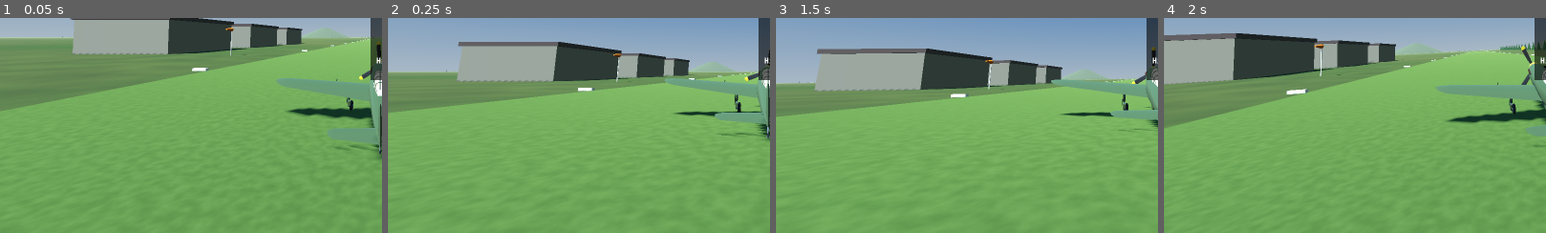
Above: before the commit, frames 1-4 (left to right).
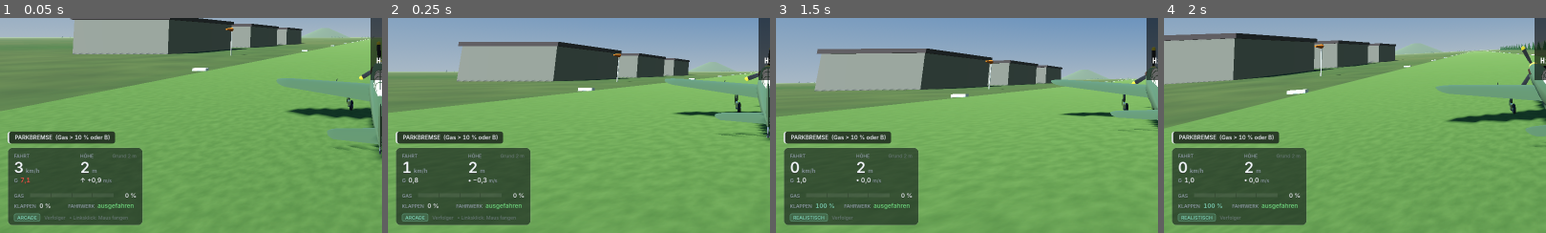
Above: after the commit, the same moments.

Repository: ShortyXtreme/fliegi
Game: Godot game, scene res://world/main.tscn
Same seed, same stepped clock (60 frames per second), same inputs: the game is played once before the commit and once after it.
Inputs (mouse positions are % of the whole screen's width and height, from its top left):
- Up to frame 1 (0.05 s): no input
- Up to frame 2 (0.25 s): no input
- Up to frame 3 (1.5 s): tap Enter at 0.5 s; move the mouse to (72, 45) at 0.52 s; hold D (kb_roll_right) 0.53-1.25 s; hold X (assist_toggle) 0.53-1.25 s; click (72, 45) at 0.67 s; tap F (flaps_cycle) at 0.77, 1.07 s; drag from (30, 55) to (45, 70) at 1.27 s
- Up to frame 4 (2 s): no input
The pictures show only the part of the screen within x 0-50%, y 50-100%; the shares and areas given below are measured in that part.

The runs differ from the first frame. In frame 1, 14% of the frame differs, in the area x 2-38%, y 52-97%; in frame 2, 14%; in frame 3, 14%; in frame 4, 14%.

Commit message:
M2 Paket 9a: neues Flug-Panel links unten (Inter, OFL), HUD-Stil, Vorschau
Co-Authored-By: Claude Opus 5.5 <noreply@anthropic.com>
Claude-Session: https://claude.ai/code/session_01M12qmxMQDxbZr84LhYcGYJ

Diff:
--- /dev/null
+++ b/game/tests/suites/ui/test_combat_hud.gd
@@ -0,0 +1,62 @@
+extends TestSuite
+## Kampf-HUD (Paket 9) und Flug-Panel: Smoke-Tests headless mit Fake-Daten.
+
+var _hud: Hud
+
+
+func after_each() -> void:
+	CombatHud.replace_legacy_text = false
+	if _hud and is_instance_valid(_hud):
+		_hud.queue_free()
+	_hud = null
+
+
+func _make_hud(a: Aircraft) -> Hud:
+	_hud = Hud.new()
+	_hud.aircraft = a
+	world.add_child(_hud)
+	return _hud
+
+
+func test_flight_panel_data() -> Array:
+	var a := _spawn(false, 900.0, 80.0, 0.7)
+	await _step(5)
+	var d := FlightPanel.gather(a, null, null, false)
+	var ok: bool = absf(d.speed_kmh - 288.0) < 25.0 and absf(d.altitude - 900.0) < 5.0 \
+		and d.fps == -1 and d.gear >= 0.99 and d.has("warnings")
+	# Fahrwerk draußen bei 288 km/h ist erlaubt; Warnliste ohne Überdrehzahl
+	var dbg := FlightPanel.gather(a, null, null, true)
+	return [ok and dbg.fps >= 0, "Fahrt %.0f km/h, Höhe %.0f m, Warnungen %s" % [d.speed_kmh,
+		d.altitude, str(d.warnings)]]
+
+
+func test_flight_panel_warnings() -> Array:
+	var a := _spawn(false, 900.0, 110.0, 0.7)
+	await _step(3)
+	var d := FlightPanel.gather(a, null, null)
+	var texts := []
+	for w in d.warnings:
+		texts.append(w[0])
+	var over := texts.any(func(s): return String(s).begins_with("FAHRWERK ZU SCHNELL"))
+	return [over, "Warnungen bei 396 km/h mit Fahrwerk: %s" % str(texts)]
+
+
+func test_hud_contains_panel_and_hides_legacy() -> Array:
+	var a := _spawn(false, 900.0, 80.0, 0.7)
+	var h := _make_hud(a)
+	await _step(2)
+	var ok1: bool = h.combat != null and h.combat.flight_panel != null
+	var info: Label = h.get("_info")
+	var before := info.visible
+	CombatHud.replace_legacy_text = true
+	await _step(2)
+	return [ok1 and before and not info.visible and not h.combat.flight_panel.data.is_empty(),
+		"Panel da: %s, altes HUD vorher %s / nachher %s" % [ok1, before, info.visible]]
+
+
+func test_format_helpers() -> Array:
+	var a := HudStyle.thousands(1250.0)
+	var b := HudStyle.distance(846.0)
+	var c := HudStyle.distance(1430.0)
+	var ok := a == "1 250" and b == "850 m" and c == "1,4 km" and FlightPanel.dec(-2.26) == "-2,3"
+	return [ok, "%s | %s | %s | %s" % [a, b, c, FlightPanel.dec(-2.26)]]
--- a/game/ui/combat/combat_hud.gd
+++ b/game/ui/combat/combat_hud.gd
@@ -1,12 +1,24 @@
 class_name CombatHud
 extends Control
-## Container für das Kampf-HUD (Stub aus Paket 0, Inhalt: Agent D, Paket 9).
+## Kampf-HUD und neues Gesamt-Layout (Agent D, Paket 9).
 ## Hud fügt ihn genau einmal hinzu: add_child(CombatHud.create(self)).
 ## Liest hud.aircraft / hud.player / hud.camera_rig jeden Frame (Referenzen können
 ## beim Neustart wechseln), dazu aircraft.weapons, aircraft.damage, CombatEvents, Spotting.
-## Unterelemente (Vorhalt, Kill-Feed, Radar …) legt Agent D als eigene Dateien in ui/combat/ an.
+##
+## Layout (1080p-Einheiten, skaliert mit HudStyle.ui_scale):
+##   oben Mitte: Kompassband · oben links: Radar-Light (Arcade) · oben rechts: Kill-Feed
+##   links unten: FlightPanel (Fluganzeigen + Warnungen) · rechts unten: Waffen/Schaden
+##   Mitte: Feindmarker, Randpfeile, Vorhaltepunkt, Trefferanzeige, Notausstieg-Hinweis
+
+const MARGIN := 24.0
+
+## true: blendet das alte Text-HUD aus hud.gd aus (_info, _warn, _warn2). Standard aus,
+## bis Paket 14 umstellt (Hook, siehe docs/m2_hooks_DE.md).
+static var replace_legacy_text := false
 
 var hud: Hud
+var flight_panel: FlightPanel
+var ui_scale := 1.0
 
 
 static func create(h: Hud) -> CombatHud:
@@ -16,3 +28,40 @@
 	c.set_anchors_preset(Control.PRESET_FULL_RECT)
 	c.mouse_filter = Control.MOUSE_FILTER_IGNORE
 	return c
+
+
+func _ready() -> void:
+	flight_panel = FlightPanel.new()
+	add_child(flight_panel)
+
+
+func aircraft() -> Aircraft:
+	if hud == null or hud.aircraft == null or not is_instance_valid(hud.aircraft):
+		return null
+	return hud.aircraft
+
+
+func _process(_dt: float) -> void:
+	var a := aircraft()
+	visible = a != null
+	if a == null:
+		return
+	_layout()
+	if replace_legacy_text:
+		_hide_legacy()
+	flight_panel.set_data(FlightPanel.gather(a, hud.player, hud.camera_rig, hud.debug_visible))
+
+
+func _layout() -> void:
+	var vs := get_viewport_rect().size
+	ui_scale = HudStyle.ui_scale(vs)
+	var s := ui_scale
+	flight_panel.scale = Vector2(s, s)
+	flight_panel.position = Vector2(MARGIN * s, vs.y - (MARGIN + flight_panel.panel_height()) * s)
+
+
+func _hide_legacy() -> void:
+	for n in ["_info", "_warn", "_warn2"]:
+		var l = hud.get(n)
+		if l is CanvasItem:
+			(l as CanvasItem).visible = false
--- /dev/null
+++ b/game/ui/combat/flight_panel.gd
@@ -0,0 +1,175 @@
+class_name FlightPanel
+extends Control
+## Kompaktes Instrument-Panel für die Fluganzeigen (links unten), ersetzt das zentrale
+## Text-HUD aus hud.gd: Fahrt, Höhe, Steigen, G, Gas, Klappen, Fahrwerk, Modus, Kamera,
+## dazu farbige Warnungen über dem Panel. FPS nur mit F3 (hud.debug_visible).
+## Zeichnet in 1080p-Einheiten; CombatHud setzt position/scale.
+
+const W := 340.0
+const PAD := 16.0
+
+## Zuletzt gesammelte Werte (siehe gather()).
+var data := {}
+var _blink := 0.0
+
+
+func _init() -> void:
+	name = "FlightPanel"
+	mouse_filter = Control.MOUSE_FILTER_IGNORE
+
+
+## Reine Datensammlung (auch headless testbar).
+static func gather(aircraft: Aircraft, player: PlayerController, cam: CameraRig,
+		debug := false) -> Dictionary:
+	var t := aircraft.telemetry()
+	var d := {}
+	d.speed_kmh = t.airspeed * 3.6
+	d.altitude = t.altitude
+	d.agl = t.height_agl
+	d.climb = t.climb_rate
+	d.g = t.g_load
+	d.throttle = player.throttle if player else t.throttle_actual
+	d.flaps = int(round(aircraft.pilot_seat.intent.flaps * 100.0)) if aircraft.pilot_seat else 0
+	d.gear = t.gear_extension
+	d.gear_down_cmd = t.gear_down_cmd
+	d.mode = FlightAssist.MODE_NAMES[aircraft.assist_mode]
+	d.mouse_aim = player != null and player.mouse_aim_active()
+	d.camera = CameraRig.MODE_NAMES[cam.mode] if cam else ""
+	d.fps = Engine.get_frames_per_second() if debug else -1
+	d.mouse_free = Input.mouse_mode != Input.MOUSE_MODE_CAPTURED
+	var w: Array = []
+	var near_stall := not t.on_ground and t.airspeed > 10.0 \
+		and t.aoa > t.stall_aoa - FlightModel.BUFFET_ONSET
+	if t.stall_amount > 0.3 and not t.on_ground:
+		w.append(["STRÖMUNGSABRISS", 2, true])
+	elif near_stall:
+		w.append(["STALL-WARNUNG", 1, false])
+	if t.gear_overspeed:
+		w.append(["FAHRWERK ZU SCHNELL  max. %d km/h" % int(aircraft.data.gear_max_speed * 3.6), 1, true])
+	elif not t.on_ground and t.gear_extension < 0.5 and t.height_agl < 60.0 \
+			and t.climb_rate < -1.0 and t.airspeed < 70.0:
+		w.append(["FAHRWERK EINGEFAHREN", 2, false])
+	if t.belly_contact and t.gear_extension < 0.999:
+		w.append(["BAUCHLANDUNG", 2, false])
+	if player and player.parking_brake:
+		w.append(["PARKBREMSE  (Gas > 10 % oder B)", 0, false])
+	elif t.on_ground and aircraft.pilot_seat and aircraft.pilot_seat.intent.brakes > 0.1:
+		w.append(["BREMSE", 0, false])
+	d.warnings = w   # [Text, Stufe 0 Hinweis / 1 Vorsicht / 2 Warnung, blinkt]
+	return d
+
+
+func set_data(d: Dictionary) -> void:
+	data = d
+	queue_redraw()
+
+
+func _process(dt: float) -> void:
+	_blink += dt
+
+
+static func dec(v: float, digits := 1) -> String:
+	return (("%." + str(digits) + "f") % v).replace(".", ",")
+
+
+func panel_height() -> float:
+	return 196.0
+
+
+func _draw() -> void:
+	if data.is_empty():
+		return
+	var h := panel_height()
+	HudStyle.draw_panel(self, Rect2(0, 0, W, h), 12)
+	var x0 := PAD
+	var x1 := 182.0
+	# Kopfzeile: Beschriftungen
+	HudStyle.text(self, Vector2(x0, 26), "FAHRT", 12, HudStyle.LABEL)
+	HudStyle.text(self, Vector2(x1, 26), "HÖHE", 12, HudStyle.LABEL)
+	# Große Werte
+	var sp := HudStyle.text(self, Vector2(x0, 64), str(int(round(data.speed_kmh))), 38,
+			HudStyle.VALUE, true)
+	HudStyle.text(self, Vector2(x0 + sp + 5, 64), "km/h", 14, HudStyle.LABEL)
+	var al := HudStyle.text(self, Vector2(x1, 64), HudStyle.thousands(data.altitude), 38,
+			HudStyle.VALUE, true)
+	HudStyle.text(self, Vector2(x1 + al + 5, 64), "m", 14, HudStyle.LABEL)
+	# Zweite Zeile: G | Steigen, Grund
+	var g: float = data.g
+	var gcol := HudStyle.VALUE if g < 4.5 else (HudStyle.CAUTION if g < 6.5 else HudStyle.WARNING)
+	if g < -0.5:
+		gcol = HudStyle.CAUTION
+	HudStyle.text(self, Vector2(x0, 88), "G", 13, HudStyle.LABEL)
+	HudStyle.text(self, Vector2(x0 + 16, 88), dec(g), 16, gcol, true)
+	var c: float = data.climb
+	var arrow := "↑" if c > 0.3 else ("↓" if c < -0.3 else "•")
+	var ccol := HudStyle.VALUE if absf(c) < 20.0 else HudStyle.CAUTION
+	var cs := "%s %s%s" % [arrow, "+" if c >= 0.05 else ("−" if c <= -0.05 else ""), dec(absf(c))]
+	var cw := HudStyle.text(self, Vector2(x1, 88), cs, 16, ccol, true)
+	HudStyle.text(self, Vector2(x1 + cw + 4, 88), "m/s", 12, HudStyle.LABEL)
+	HudStyle.text(self, Vector2(W - PAD, 26), "Grund %s m" % HudStyle.thousands(data.agl), 12,
+			HudStyle.DIM, false, 2)
+	# Trennlinie
+	draw_line(Vector2(x0, 102), Vector2(W - PAD, 102), Color(1, 1, 1, 0.09), 1.0)
+	# Gas-Balken
+	HudStyle.text(self, Vector2(x0, 126), "GAS", 12, HudStyle.LABEL)
+	var bar := Rect2(x0 + 40, 115, 210, 10)
+	draw_rect(bar, Color(1, 1, 1, 0.08))
+	var thr: float = clampf(data.throttle, 0.0, 1.0)
+	draw_rect(Rect2(bar.position, Vector2(bar.size.x * thr, bar.size.y)),
+			HudStyle.ACCENT if thr < 0.995 else HudStyle.CAUTION)
+	for k in [0.25, 0.5, 0.75]:
+		var xx: float = bar.position.x + bar.size.x * k
+		draw_line(Vector2(xx, bar.position.y), Vector2(xx, bar.end.y), Color(0, 0, 0, 0.35), 1.0)
+	HudStyle.text(self, Vector2(W - PAD, 126), "%d %%" % int(round(thr * 100.0)), 15,
+			HudStyle.VALUE, true, 2)
+	# Klappen / Fahrwerk
+	HudStyle.text(self, Vector2(x0, 152), "KLAPPEN", 12, HudStyle.LABEL)
+	var fl: int = data.flaps
+	HudStyle.text(self, Vector2(x0 + 64, 152), "%d %%" % fl, 15,
+			HudStyle.VALUE if fl == 0 else HudStyle.ACCENT, true)
+	HudStyle.text(self, Vector2(x1 - 30, 152), "FAHRWERK", 12, HudStyle.LABEL)
+	var ge: float = data.gear
+	var gs := "ausgefahren" if ge >= 0.999 else ("eingefahren" if ge <= 0.001 else
+			("%s %d %%" % ["↓" if data.gear_down_cmd else "↑", int(ge * 100.0)]))
+	var gc := HudStyle.OK if ge >= 0.999 else (HudStyle.LABEL if ge <= 0.001 else HudStyle.CAUTION)
+	HudStyle.text(self, Vector2(x1 + 44, 152), gs, 15, gc, true)
+	# Fußzeile: Modus-Chip, Maus-Ziel, Kamera, FPS
+	var mode: String = String(data.mode).to_upper()
+	var mw := HudStyle.text_width(mode, 12, true)
+	var chip := Rect2(x0, 166, mw + 16, 20)
+	var sb := StyleBoxFlat.new()
+	sb.bg_color = Color(HudStyle.ACCENT, 0.16)
+	sb.border_color = Color(HudStyle.ACCENT, 0.6)
+	sb.set_border_width_all(1)
+	sb.set_corner_radius_all(4)
+	draw_style_box(sb, chip)
+	HudStyle.text(self, Vector2(x0 + 8, 181), mode, 12, HudStyle.ACCENT, true)
+	var foot := ""
+	if data.mouse_aim:
+		foot += "Maus-Ziel   "
+	foot += String(data.camera)
+	if data.mouse_free:
+		foot += "   • Linksklick: Maus fangen"
+	HudStyle.text(self, Vector2(chip.end.x + 10, 181), foot, 12, HudStyle.DIM)
+	if data.fps >= 0:
+		HudStyle.text(self, Vector2(W - PAD, 181), "%d FPS" % data.fps, 12, HudStyle.DIM, false, 2)
+	# Warnungen als Leiste über dem Panel (neueste unten)
+	var y := -10.0
+	var ws: Array = data.get("warnings", [])
+	for i in range(ws.size() - 1, -1, -1):
+		var e: Array = ws[i]
+		if e[2] and fmod(_blink, 0.6) > 0.4:
+			y -= 36.0
+			continue
+		var col: Color = [HudStyle.VALUE, HudStyle.CAUTION, HudStyle.WARNING][e[1]]
+		var sz := 17.0 if e[1] > 0 else 14.0
+		var tw := HudStyle.text_width(e[0], sz, true)
+		var r := Rect2(0, y - 30, tw + 30, 30)
+		var wb := StyleBoxFlat.new()
+		wb.bg_color = Color(0.05, 0.06, 0.07, 0.72) if e[1] < 2 else Color(0.3, 0.04, 0.03, 0.78)
+		wb.set_corner_radius_all(6)
+		wb.border_color = Color(col, 0.9)
+		wb.border_width_left = 4
+		draw_style_box(wb, r)
+		HudStyle.text(self, Vector2(18, y - 9 - (17.0 - sz) * 0.3), e[0], sz, col, true)
+		y -= 36.0
--- /dev/null
+++ b/game/ui/combat/hud_style.gd
@@ -0,0 +1,107 @@
+class_name HudStyle
+extends RefCounted
+## Gemeinsame Gestaltung des Kampf-HUD: Schrift (Inter, OFL, siehe fonts/OFL.txt),
+## Farben, Panel-Hintergrund, Skalierung. Alle Elemente zeichnen über diese Helfer,
+## damit das HUD einheitlich aussieht.
+
+const FONT_MEDIUM := "res://ui/combat/fonts/Inter-Medium.otf"
+const FONT_SEMIBOLD := "res://ui/combat/fonts/Inter-SemiBold.otf"
+
+# Farben: ruhig, leicht kühl; Warnungen in Bernstein/Rot.
+const BG := Color(0.05, 0.07, 0.09, 0.58)
+const BG_EDGE := Color(1, 1, 1, 0.08)
+const LABEL := Color(0.62, 0.68, 0.72)
+const VALUE := Color(0.94, 0.96, 0.97)
+const DIM := Color(0.62, 0.68, 0.72, 0.55)
+const ACCENT := Color(0.52, 0.86, 0.74)
+const CAUTION := Color(1.0, 0.74, 0.28)
+const WARNING := Color(1.0, 0.34, 0.29)
+const OK := Color(0.45, 0.85, 0.5)
+const FRIEND := Color(0.42, 0.66, 1.0)
+const ENEMY := Color(1.0, 0.36, 0.3)
+const SHADOW := Color(0, 0, 0, 0.55)
+
+static var _fonts := {}
+
+
+## Schrift mit Tabellenziffern (Werte springen beim Zählen nicht).
+static func font(bold := false) -> Font:
+	var key := "b" if bold else "m"
+	if _fonts.has(key):
+		return _fonts[key]
+	var base: Font = load(FONT_SEMIBOLD if bold else FONT_MEDIUM)
+	var fv := FontVariation.new()
+	if base == null:
+		var sf := SystemFont.new()
+		sf.font_names = PackedStringArray(["Inter", "DejaVu Sans", "sans-serif"])
+		base = sf
+	fv.base_font = base
+	fv.opentype_features = {TextServerManager.get_primary_interface().name_to_tag("tnum"): 1}
+	_fonts[key] = fv
+	return fv
+
+
+## Skalierung relativ zu 1080p (0,75 … 1,6).
+static func ui_scale(viewport_size: Vector2) -> float:
+	return clampf(viewport_size.y / 1080.0, 0.75, 1.6)
+
+
+## Abgerundetes, halbtransparentes Panel.
+static func draw_panel(ci: CanvasItem, rect: Rect2, radius := 10.0) -> void:
+	var sb := StyleBoxFlat.new()
+	sb.bg_color = BG
+	sb.set_corner_radius_all(int(radius))
+	sb.border_color = BG_EDGE
+	sb.set_border_width_all(1)
+	sb.anti_aliasing = true
+	ci.draw_style_box(sb, rect)
+
+
+## Text mit weichem Schatten; align: 0 links, 1 Mitte, 2 rechts (pos = Grundlinie).
+static func text(ci: CanvasItem, pos: Vector2, s: String, size: float, col: Color,
+		bold := false, align := 0) -> float:
+	var f := font(bold)
+	var fs := int(round(size))
+	var w := f.get_string_size(s, HORIZONTAL_ALIGNMENT_LEFT, -1, fs).x
+	var p := pos
+	if align == 1:
+		p.x -= w * 0.5
+	elif align == 2:
+		p.x -= w
+	ci.draw_string(f, p + Vector2(0, maxf(1.0, size * 0.06)), s, HORIZONTAL_ALIGNMENT_LEFT,
+			-1, fs, Color(SHADOW, SHADOW.a * col.a))
+	ci.draw_string(f, p, s, HORIZONTAL_ALIGNMENT_LEFT, -1, fs, col)
+	return w
+
+
+static func text_width(s: String, size: float, bold := false) -> float:
+	return font(bold).get_string_size(s, HORIZONTAL_ALIGNMENT_LEFT, -1, int(round(size))).x
+
+
+## Farbe für einen Zustand 0..1 (1 = heil): grün → gelb → rot, 0 = grau.
+static func health_color(f: float) -> Color:
+	if f <= 0.001:
+		return Color(0.35, 0.35, 0.37, 0.9)
+	if f > 0.66:
+		return OK
+	if f > 0.33:
+		return CAUTION
+	return WARNING
+
+
+## Zahl mit schmalem Tausender-Leerzeichen (1 250).
+static func thousands(v: float) -> String:
+	var n := int(round(absf(v)))
+	var s := str(n)
+	var out := ""
+	while s.length() > 3:
+		out = " " + s.substr(s.length() - 3) + out
+		s = s.substr(0, s.length() - 3)
+	return ("-" if v < -0.5 else "") + s + out
+
+
+## Entfernung kurz: 850 m, 1,4 km.
+static func distance(d: float) -> String:
+	if d < 1000.0:
+		return "%d m" % int(round(d / 10.0) * 10.0)
+	return ("%.1f km" % (d / 1000.0)).replace(".", ",")
--- /dev/null
+++ b/game/ui/combat/preview/hud_preview.gd
@@ -0,0 +1,43 @@
+extends SceneTree
+## Sichtprüfung HUD + Effekte mit Fake-Daten (kein Teil des Spiels).
+## xvfb-run -s "-screen 0 1920x1080x24" godot --path . --rendering-driver opengl3 \
+##   --resolution 1920x1080 --script res://ui/combat/preview/hud_preview.gd -- <out_dir>
+
+var out_dir := "user://"
+var game: Game
+
+
+func _initialize() -> void:
+	var args := OS.get_cmdline_user_args()
+	if args.size() > 0:
+		out_dir = args[0]
+	_run.call_deferred()
+
+
+func _shot(file: String) -> void:
+	await process_frame
+	await process_frame
+	var img := root.get_texture().get_image()
+	img.save_png(out_dir.path_join(file))
+	print("gespeichert: ", out_dir.path_join(file))
+
+
+func _frames(n: int) -> void:
+	for i in n:
+		await process_frame
+
+
+func _run() -> void:
+	CombatHud.replace_legacy_text = true
+	game = load("res://world/main.tscn").instantiate()
+	root.add_child(game)
+	await _frames(5)
+	game.hud.toggle_help()
+	var b := Basis.looking_at(Vector3(0, 0, -1), Vector3.UP)
+	game.player_aircraft.place(Transform3D(b, Vector3(0, 800, 0)), 95.0, 0.85, false)
+	game.player.reset_state(0.85)
+	game.player.parking_brake = false
+	game.ai_aircraft.place(Transform3D(b, Vector3(25, 812, -330)), 88.0, 0.8, false)
+	await _frames(40)
+	await _shot("hud_flight.png")
+	quit(0)
Not shown, added: game/tests/suites/ui/test_combat_hud.gd.uid
Not shown, added: game/ui/combat/flight_panel.gd.uid
Binary file added: game/ui/combat/fonts/Inter-Medium.otf
Binary file added: game/ui/combat/fonts/Inter-SemiBold.otf
Not shown, added: game/ui/combat/fonts/OFL.txt
Not shown, added: game/ui/combat/hud_style.gd.uid
Not shown, added: game/ui/combat/preview/hud_preview.gd.uid
Not shown, added: docs/m2_hooks_DE.md
